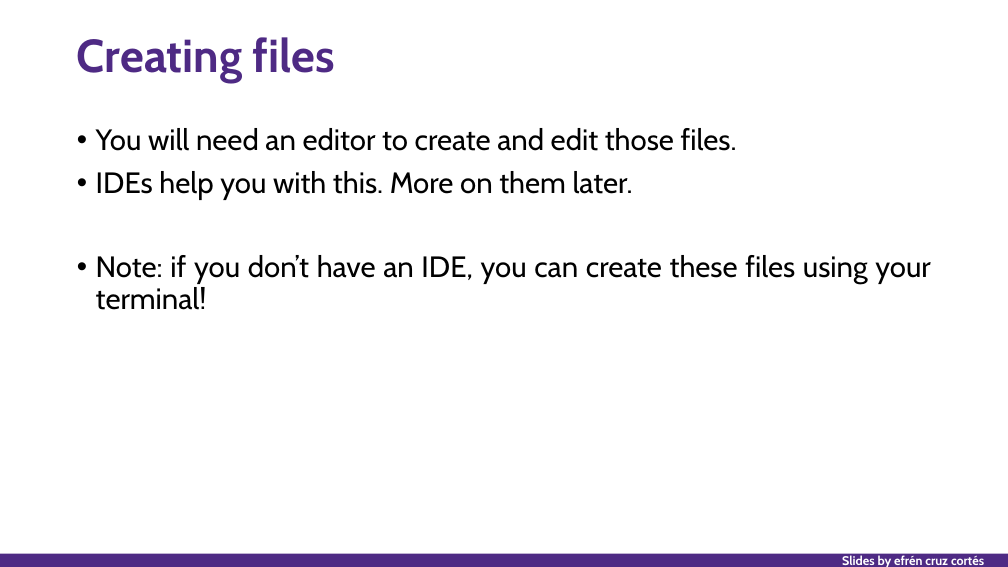
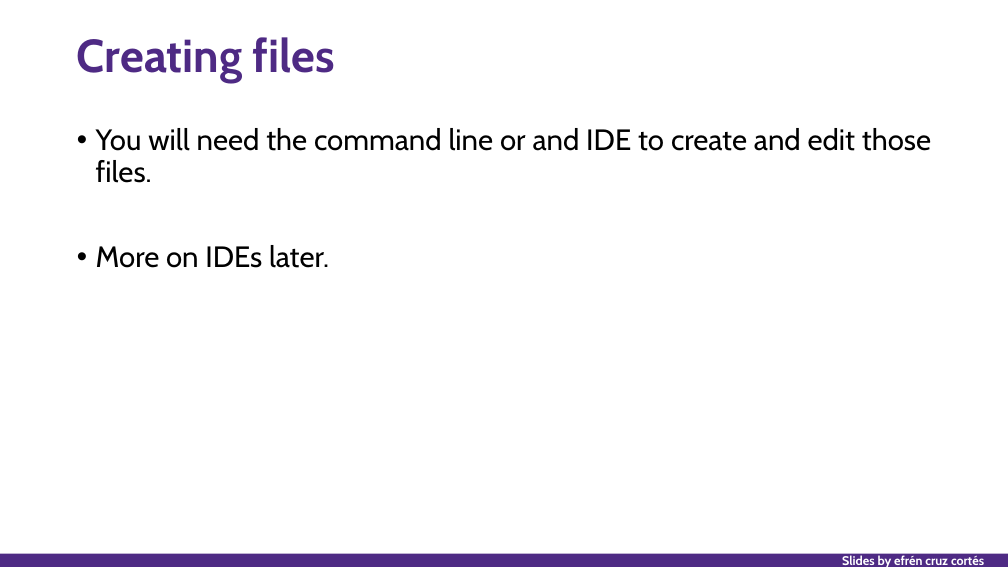
Before and after one commit to nuitrcs/researchers_guide_to_code_organization, a slide deck: slide 67 of researchers_guide_to_code_organization_day_1.pptx (slide 64 before the commit). Drawn at 1008x567 pixels with LibreOffice and Linux fonts; fonts in the diff are those of the drawing. Boxes give left, top, right and bottom in pixels: in the first picture for what was removed or moved away, otherwise in the second. Text is boxed around its words. In the diff, an @@ line names an element or a change of style, - is before the commit and + after.

```diff
--- a/researchers_guide_to_code_organization_day_1.pptx
+++ b/researchers_guide_to_code_organization_day_1.pptx
@@ text at (x1=96, y1=128, x2=931, y2=268): text changed @@
-• You will need an editor to create and edit those files.
-• IDEs help you with this. More on them later.
-• Note: if you don’t have an IDE, you can create these files using your terminal!
+• You will need the command line or and IDE to create and edit those files.
+• More on IDEs later.
```
Also in this commit, not shown: 12 other slides changed, 3 slides added, 4 other files.
